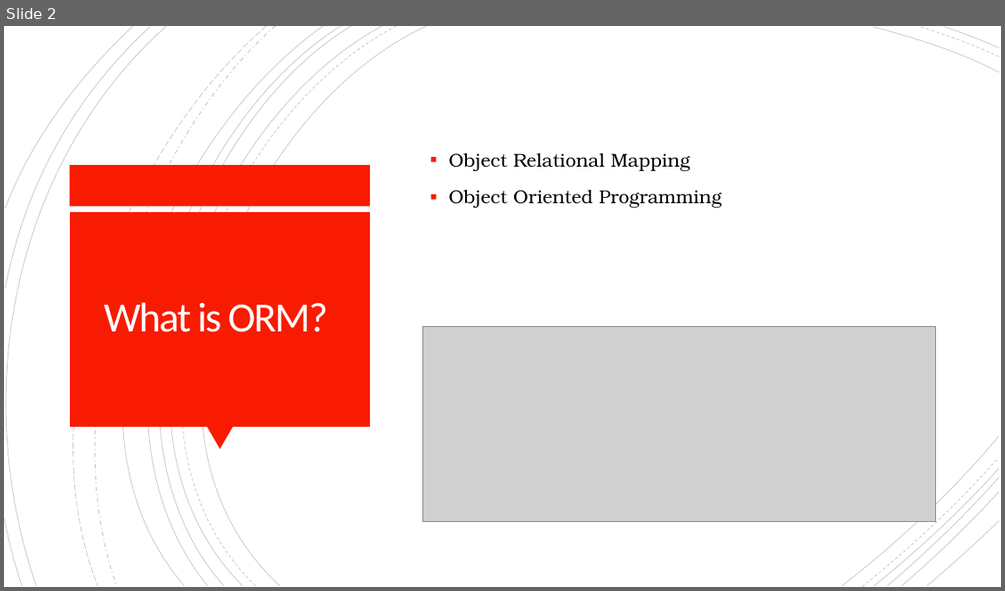
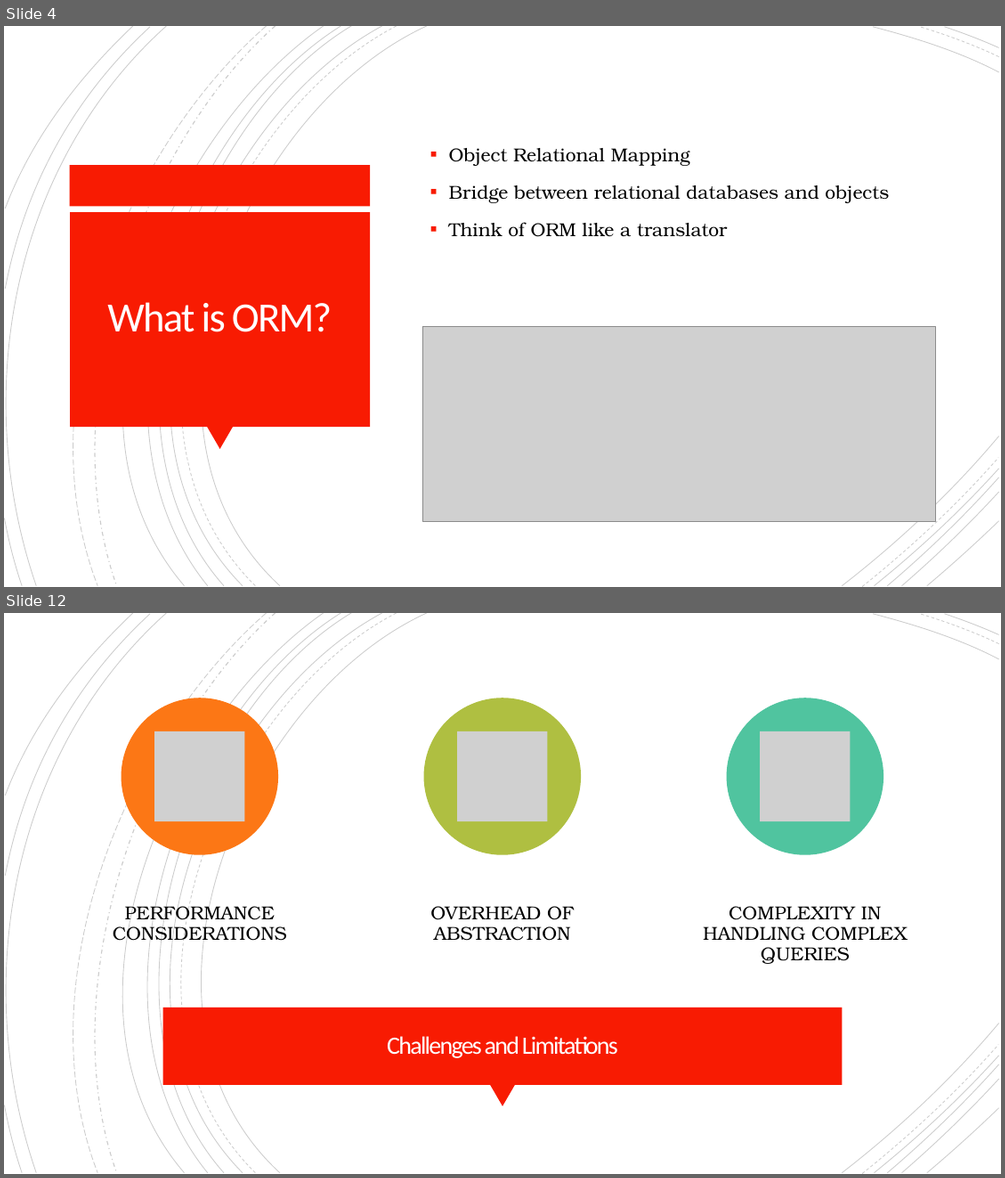
Before and after one commit to isjxn/ORM-Barcamp, a slide deck: ORM_Barcamp_Presentation.pptx. Shown one above the other, each under a label of ours: slide 2 before the commit, slides 4 and 12 after it; the slides between them are not shown. The pictures are 1005x591 and 1005x1178 pixels, drawn with LibreOffice and Linux fonts; fonts in the diff are those of the drawing; grey boxes stand for pictures. Boxes give left, top, right and bottom in pixels: in the first picture for what was removed or moved away, otherwise in the second. Text is boxed around its words. In the diff, an @@ line names an element or a change of style, - is before the commit and + after.

```diff
--- a/ORM_Barcamp_Presentation.pptx
+++ b/ORM_Barcamp_Presentation.pptx
@@ slide 12 added at [4,613,1001,1174], background #FFFFFF; not listed: 18 template elements that a slide beside it also shows @@
@@ rectangle added at [4,613,1001,1174], fill #FFFFFF @@
@@ group added at [4,613,999,1174]: 21 freeform shapes @@
@@ group added at [113,698,906,964]: 3 ellipses, 3 pictures, 3 texts @@
+PERFORMANCE CONSIDERATIONS
+OVERHEAD OF ABSTRACTION
+COMPLEXITY IN HANDLING COMPLEX QUERIES
@@ rectangle added at [163,1007,842,1085], fill #F81B02 @@
@@ title added at [387,1036,618,1058], 24 pt, text #FFFEFF @@
+Challenges and Limitations
@@ triangle added at [490,1085,515,1107], fill #F81B02 @@
@@ what was slide 2 is now slide 4 @@
@@ slide 4 changed as well @@
@@ text at [449,185,889,237]: text changed @@
-▪ Object Oriented Programming
+▪ Bridge between relational databases and objects
+▪ Think of ORM like a translator
@@ title "What is ORM?": place and size @@
-title "What is ORM?" at [104,302,328,332]
+title "What is ORM?" at [107,302,332,332]
```
Also in this commit, not shown: 2 other slides changed, 12 other slides added, 3 slides removed, 1 other file.
